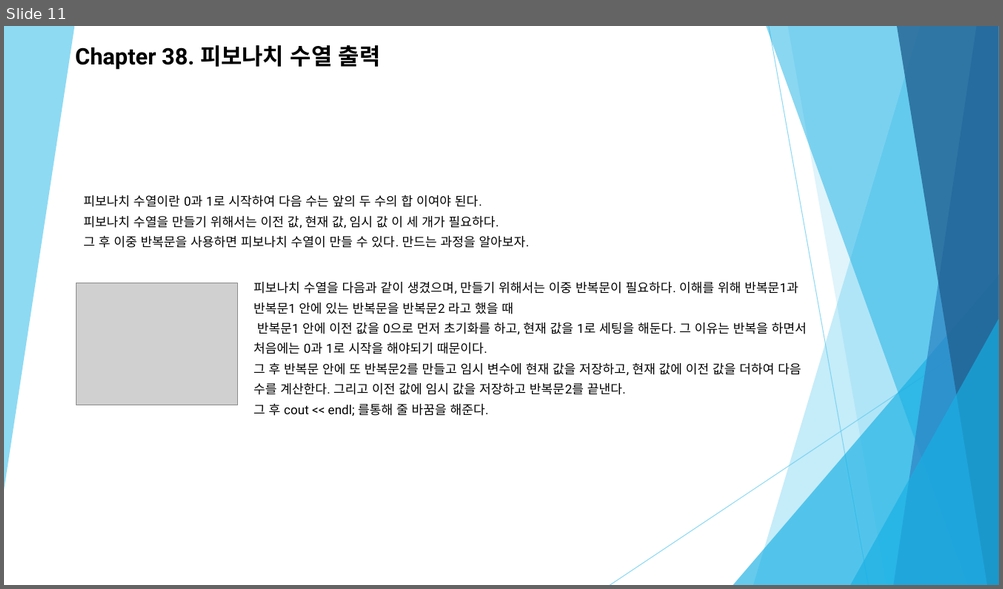
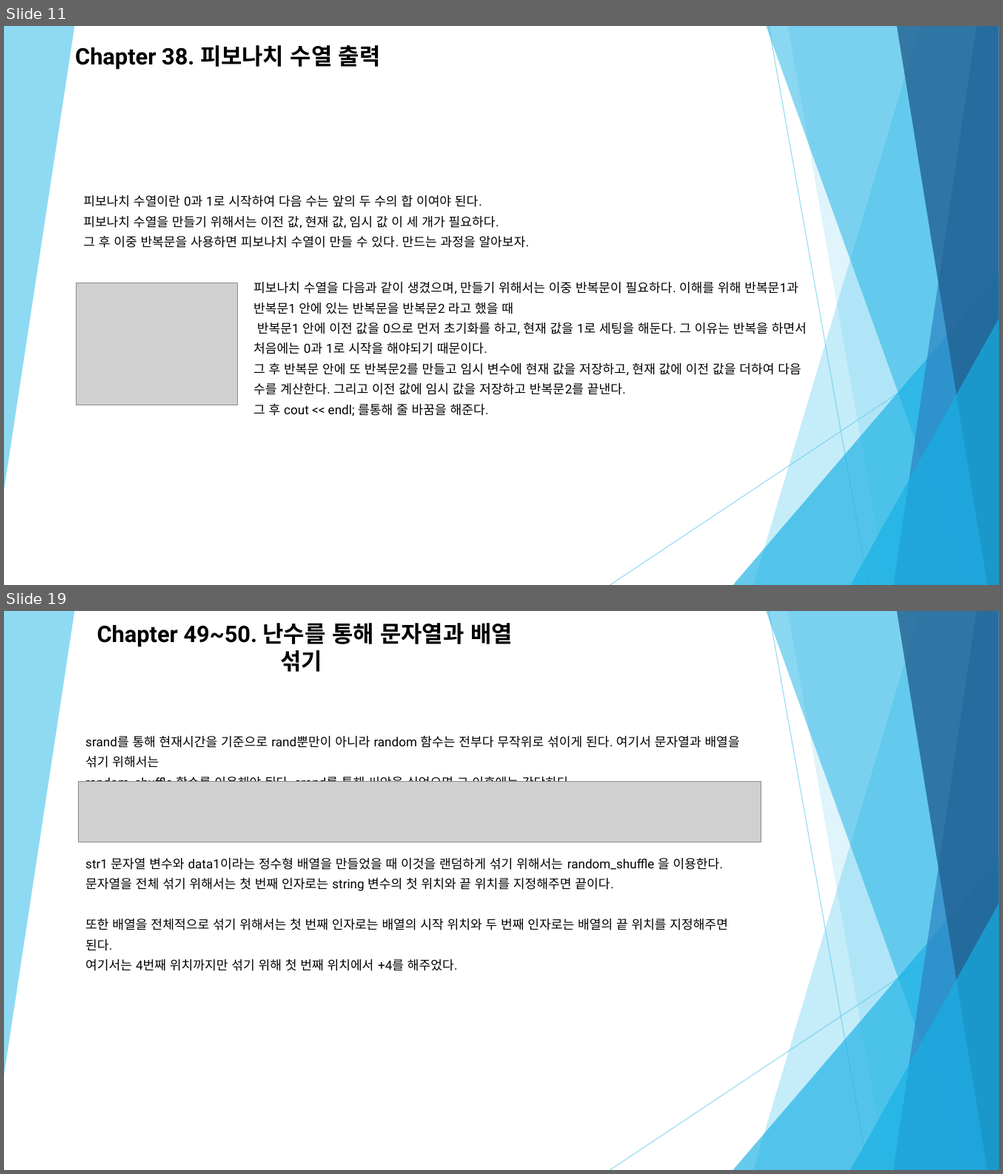
Before and after one commit to Zoselro/C-200, a slide deck: 세미나 자료/C++ 세미나 두 번째(1).pptx. Shown one above the other, each under a label of ours: slide 11 before the commit, slides 11 and 19 after it; the slides between them are not shown. The pictures are 1003x589 and 1003x1174 pixels, drawn with LibreOffice and Linux fonts; fonts in the diff are those of the drawing; grey boxes stand for pictures. Boxes give left, top, right and bottom in pixels: in the first picture for what was removed or moved away, otherwise in the second. Text is boxed around its words. In the diff, an @@ line names an element or a change of style, - is before the commit and + after.

```diff
--- a/세미나 자료/C++ 세미나 두 번째(1).pptx
+++ b/세미나 자료/C++ 세미나 두 번째(1).pptx
@@ slide 19 added at (4,611,999,1170), background #FFFFFF; not listed: 10 template elements that a slide beside it also shows @@
@@ text added at (97,623,512,672), 22 pt, text #000000, bold @@
+Chapter 49~50. 난수를 통해 문자열과 배열 섞기
@@ text added at (85,735,740,782), 12.2 pt, text #000000 @@
+srand를 통해 현재시간을 기준으로 rand뿐만이 아니라 random 함수는 전부다 무작위로 섞이게 된다. 여기서 문자열과 배열을 섞기 위해서는
+random_shuffle 함수를 이용해야 된다. srand를 통해 씨앗을 심었으면 그 이후에는 간단하다.
@@ picture added at (79,782,761,843) @@
@@ text added at (85,857,728,971), 12.2 pt, text #000000 @@
+str1 문자열 변수와 data1이라는 정수형 배열을 만들었을 때 이것을 랜덤하게 섞기 위해서는 random_shuffle 을 이용한다.
+문자열을 전체 섞기 위해서는 첫 번째 인자로는 string 변수의 첫 위치와 끝 위치를 지정해주면 끝이다.
+또한 배열을 전체적으로 섞기 위해서는 첫 번째 인자로는 배열의 시작 위치와 두 번째 인자로는 배열의 끝 위치를 지정해주면 된다.
+여기서는 4번째 위치까지만 섞기 위해 첫 번째 위치에서 +4를 해주었다.
```
Also in this commit, not shown: 1 slide changed, 24 other slides added.
